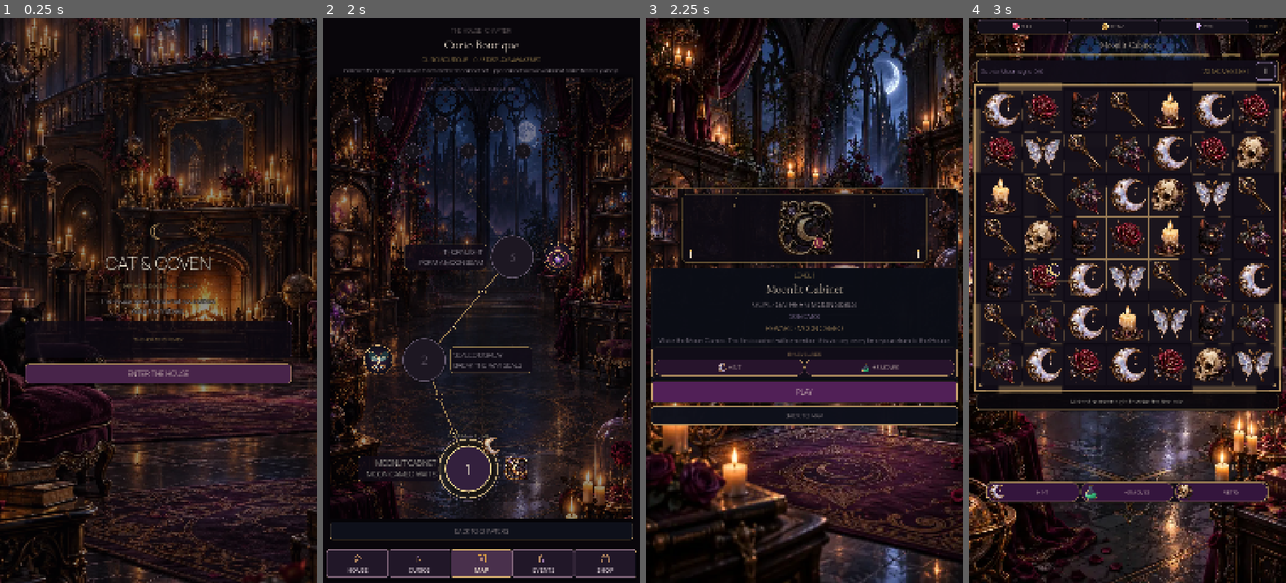
Above: before the commit, frames 1-4 (left to right).
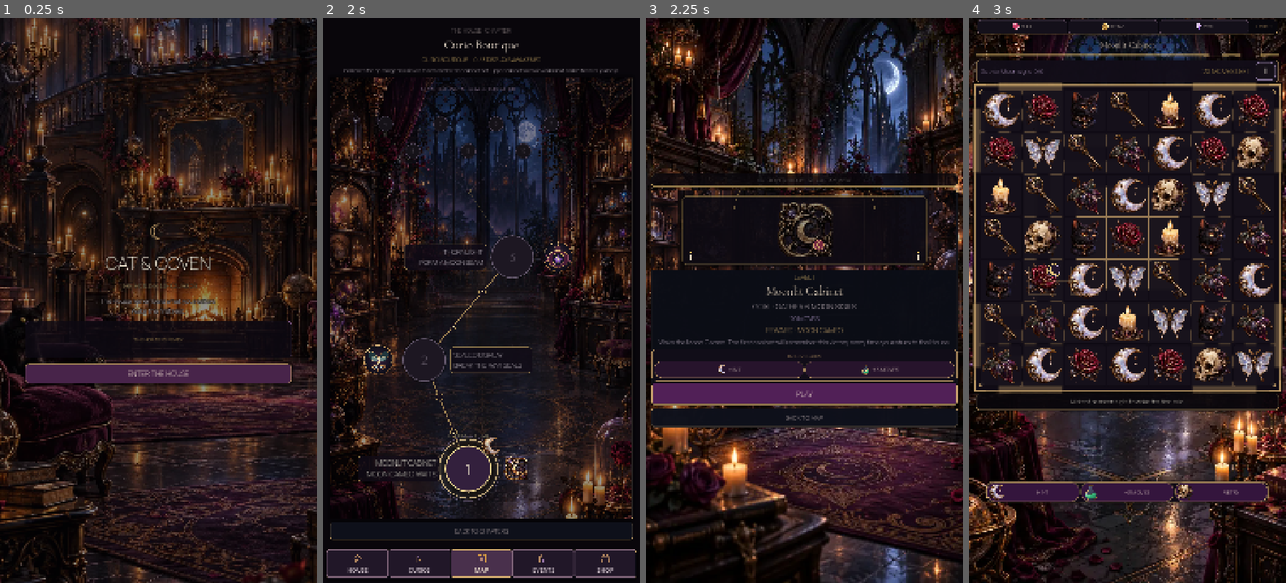
Above: after the commit, the same moments.

Repository: Jay-prodesign/akilta-match3
Game: Godot game, scene res://src/app/app_bootstrap.tscn
Same seed, same stepped clock (60 frames per second), same inputs: the game is played once before the commit and once after it.
Inputs:
- Up to frame 1 (0.25 s): no input
- Up to frame 2 (2 s): click "ENTER THE HOUSE" at 0.5 s; click "ENTER CURIO BOUTIQUE" at 1.25 s
- Up to frame 3 (2.25 s): click "1" at 2 s
- Up to frame 4 (3 s): click "PLAY" at 2.75 s

Frames 1-2 are identical in both runs. In frame 3, 8.5% of the frame differs, in the area x 1-99%, y 27-73%; in frame 4, nothing differs.

Commit message:
Prestart: anchor context header over authored world art

Diff:
--- a/src/ui/prestart/level_prestart.tscn
+++ b/src/ui/prestart/level_prestart.tscn
@@ -45,6 +45,22 @@
 corner_radius_bottom_right = 10
 corner_radius_bottom_left = 10
 
+[sub_resource type="StyleBoxFlat" id="EyebrowBand"]
+bg_color = Color(0.035, 0.025, 0.045, 0.82)
+border_width_left = 1
+border_width_top = 1
+border_width_right = 1
+border_width_bottom = 1
+border_color = Color(0.851, 0.71, 0.416, 0.42)
+corner_radius_top_left = 10
+corner_radius_top_right = 10
+corner_radius_bottom_right = 10
+corner_radius_bottom_left = 10
+content_margin_left = 14.0
+content_margin_right = 14.0
+content_margin_top = 6.0
+content_margin_bottom = 6.0
+
 [node name="LevelPrestart" type="Control"]
 layout_mode = 3
 anchors_preset = 15
@@ -76,12 +92,13 @@
 alignment = 1
 
 [node name="Eyebrow" type="Label" parent="Layout"]
-custom_minimum_size = Vector2(0, 30)
+custom_minimum_size = Vector2(0, 44)
 layout_mode = 2
 theme_override_colors/font_color = Color(0.851, 0.71, 0.416, 1)
 theme_override_colors/font_outline_color = Color(0.02, 0.015, 0.025, 0.92)
 theme_override_constants/outline_size = 4
 theme_override_font_sizes/font_size = 20
+theme_override_styles/normal = SubResource("EyebrowBand")
 text = "CURIO BOUTIQUE · RITUAL PREVIEW"
 horizontal_alignment = 1
 vertical_alignment = 1
Not shown: 1 places in src/ui/prestart/level_prestart.tscn that only renumber resources
